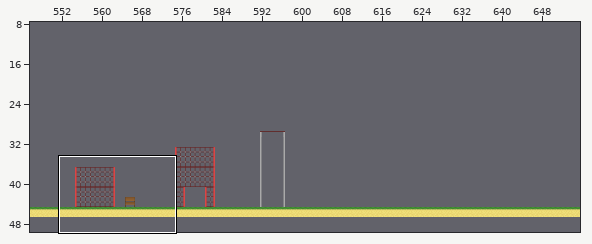
A Tiled map gets an edit: assets/levels/playgroundLevel.tmx. Above: a wide view before the commit, with the close-up outlined.
Close-up. As it was:
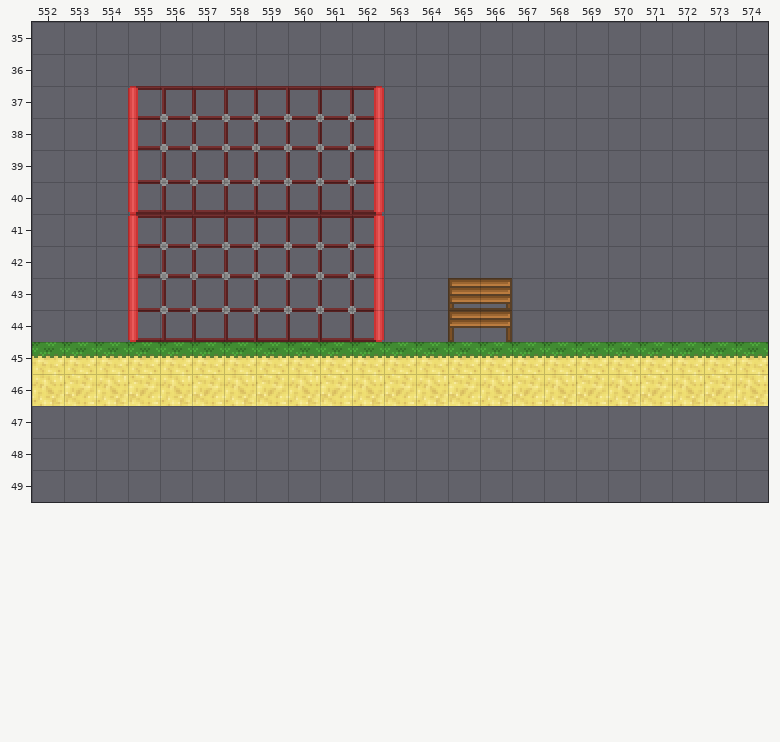
Cells are 16x16 px. Shown: x 552..574, y 35..49. The commit also changed other parts of the map, which this record leaves out.
Once edited:
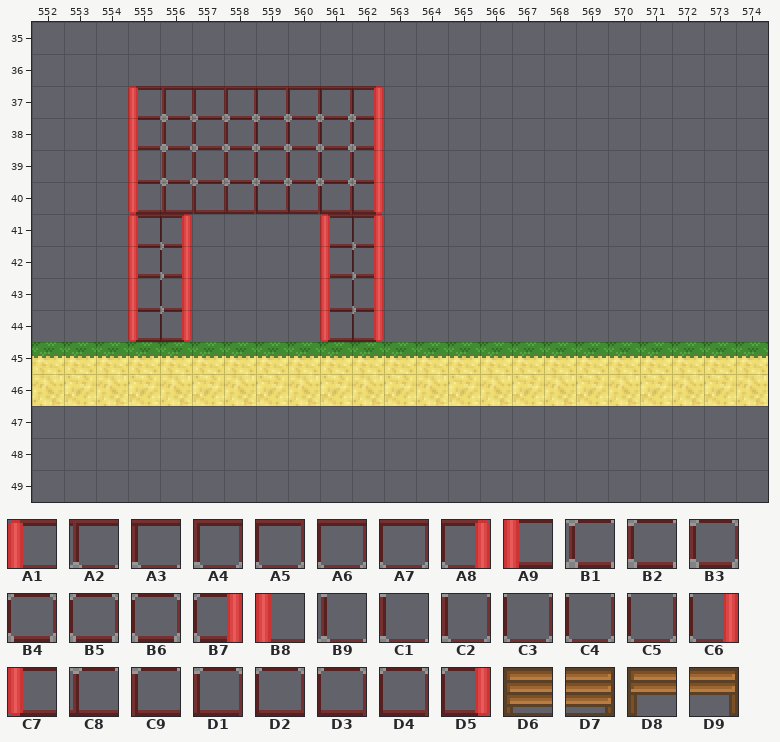
Key: from "tiles": A1 12, A2 13, A3 14, A4 15, A5 16, A6 17, A7 18, A8 19, A9 56, B1 57, B2 58, B3 59, B4 60, B5 61, B6 62, B7 63, B8 100, B9 101, C1 102, C2 103, C3 104, C4 105, C5 106, C6 107, C7 144, C8 145, C9 146, D1 147, D2 148, D3 149, D4 150, D5 151, D6 374, D7 375, D8 418, D9 419.
__ is an empty cell.
Change:
Layer "background":
Tile A1 now appears in row 41 at x 561.
Tile A8 now appears in row 41 at x 556.
Tile A9 now appears in row 42 at x 561.
Tile B7 now appears in row 42 at x 556.
Tile B8 now appears in row 43 at x 561.
Tile C6 now appears in row 43 at x 556.
Tile C7 now appears in row 44 at x 561.
Tile D5 now appears in row 44 at x 556.
Layer "middleground":
The author cleared tile A2 in row 41 at x 556.
The author cleared tile A3 in row 41 at x 557.
The author cleared tile A4 in row 41 at x 558.
The author cleared tile A5 in row 41 at x 559.
The author cleared tile A6 in row 41 at x 560.
The author cleared tile A7 in row 41 at x 561.
The author cleared tile B1 in row 42 at x 556.
The author cleared tile B2 in row 42 at x 557.
The author cleared tile B3 in row 42 at x 558.
The author cleared tile B4 in row 42 at x 559.
The author cleared tile B5 in row 42 at x 560.
The author cleared tile B6 in row 42 at x 561.
The author cleared tile B9 in row 43 at x 556.
The author cleared tile C1 in row 43 at x 557.
The author cleared tile C2 in row 43 at x 558.
The author cleared tile C3 in row 43 at x 559.
The author cleared tile C4 in row 43 at x 560.
The author cleared tile C5 in row 43 at x 561.
The author cleared tile C8 in row 44 at x 556.
The author cleared tile C9 in row 44 at x 557.
The author cleared tile D1 in row 44 at x 558.
The author cleared tile D2 in row 44 at x 559.
The author cleared tile D3 in row 44 at x 560.
The author cleared tile D4 in row 44 at x 561.
The author cleared tile D6 in row 43 at x 565.
The author cleared tile D7 in row 43 at x 566.
The author cleared tile D8 in row 44 at x 565.
The author cleared tile D9 in row 44 at x 566.
